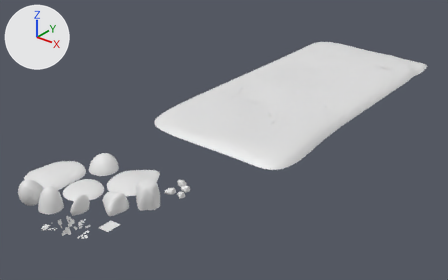
Before and after pictures for a commit that changed the FBX model Assets/Art/Models/landscape.fbx.
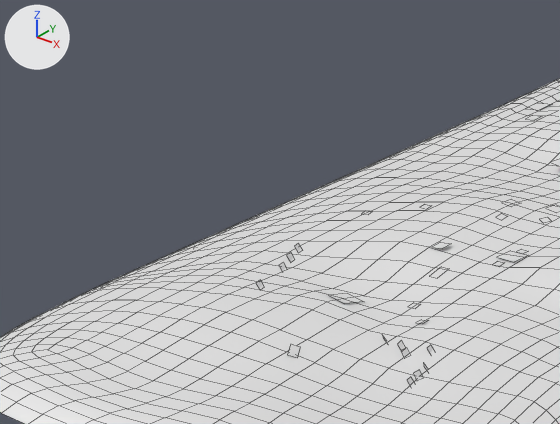
The first picture shows the older version from a 50 mm lens placed at (68.0, -39.8, 48.5), pointed at (0.6, 44.5, -3.7). The close-ups show both versions on the part from 37% to 69% of the width and 9% to 48% of the height of that picture; other places that the commit changed are outside them. The lights are fixed; the arrows at upper left show +X, +Y and +Z. The close-ups show mesh edges as thin lines. Where no turn or scale is listed for an object, it has been applied to the vertices. Vertices at the same position are counted once.

The first close-up shows 'eviroment_vegitation.014', 'startingArea_01.007'.
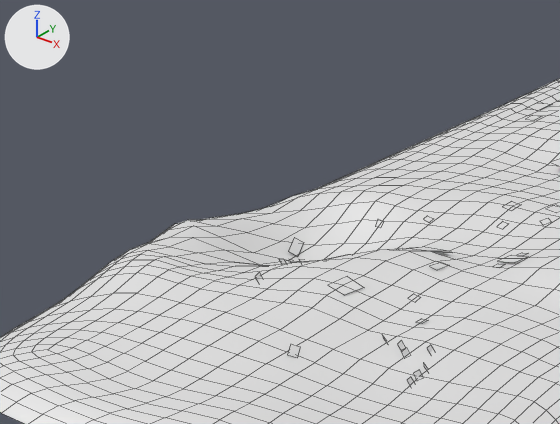
Location of each change, [x1, y1, x2, y2] in pixels of the close-ups (560 x 424 px; the box of a moved part takes in the faces that stretch with it):
```json
{"object": "eviroment_vegitation.014", "change": "reshaped", "before": [256, 103, 560, 387], "after": [255, 103, 560, 387]}
{"part": 1, "of": "me_cube_065", "change": "moved or reshaped", "before": [16, 171, 560, 349], "after": [16, 171, 560, 349]}
{"part": 2, "of": "me_cube_092", "change": "moved or reshaped", "before": [408, 303, 421, 308], "after": [408, 294, 421, 302]}
{"part": 3, "of": "me_cube_092", "change": "moved or reshaped", "before": [517, 249, 528, 254], "after": [518, 253, 528, 256]}
{"part": 4, "of": "me_cube_092", "change": "moved or reshaped", "before": [503, 199, 521, 207], "after": [503, 201, 520, 210]}
{"part": 5, "of": "me_cube_092", "change": "moved or reshaped", "before": [496, 213, 508, 220], "after": [497, 221, 509, 227]}
{"part": 6, "of": "me_cube_092", "change": "moved or reshaped", "before": [421, 204, 431, 209], "after": [423, 216, 433, 223]}
{"part": 7, "of": "me_cube_092", "change": "moved or reshaped", "before": [256, 280, 263, 288], "after": [255, 273, 262, 281]}
{"part": 8, "of": "me_cube_092", "change": "moved or reshaped", "before": [279, 211, 528, 304], "after": [279, 219, 527, 295]}
```

Scene script edits in JSON lines:
```json
{"block": "me_cube_065", "where": "# used by ob_startingarea_01_007; location = (3.19, 51.09, -0.02)"}
{"op": "remove", "block": "me_cube_065", "code": "me_cube_065.from_pydata(...)  # 1282 vertices, 1228 faces; spans x -15.8..16.9, y -16.8..50.9, z -0.2..2.3"}
{"op": "add", "block": "me_cube_065", "code": "me_cube_065.from_pydata(...)  # 1282 vertices, 1228 faces; spans x -15.8..16.9, y -16.8..50.9, z -0.6..2.7"}
{"block": "me_cube_065", "change": "me_cube_065 part 1: 205 of 1282 vertices moved; they spanned x -15.5..2.2, y -7.9..19.5, z -0.2..1.8 and now span x -15.6..2.1, y -7.9..19.5, z -0.6..2.7; mean shift (0.0, 0.1, 0.1); largest move (-9.2, 10.5, 1.7) -> (-9.3, 12.5, -0.3)"}
{"block": "me_cube_092", "where": "# used by ob_eviroment_vegitation_014; location = (1.41, 54.23, 1.05)"}
{"op": "remove", "block": "me_cube_092", "code": "me_cube_092.from_pydata(...)  # 160 vertices, 40 faces; spans x -11.5..12.8, y -8.0..38.9, z -0.3..1.2"}
{"op": "add", "block": "me_cube_092", "code": "me_cube_092.from_pydata(...)  # 160 vertices, 40 faces; spans x -9.9..12.8, y -8.0..38.9, z -1.3..1.2"}
{"block": "me_cube_092", "change": "me_cube_092 part 2: the loose piece of 4 vertices spanning x 2.0..2.5, y 1.8..2.4, z -0.3..-0.2 is moved by (0.0, 0.0, 0.4)"}
{"block": "me_cube_092", "change": "me_cube_092 part 3: the loose piece of 4 vertices spanning x 3.1..3.6, y 10.6..11.1, z 0.3..0.4 is moved by (0.0, 0.0, -0.1)"}
{"block": "me_cube_092", "change": "me_cube_092 part 4: the loose piece of 4 vertices spanning x -1.3..-0.5, y 15.8..16.8, z 0.6..0.7 is moved by (0.0, 0.0, -0.1)"}
{"block": "me_cube_092", "change": "me_cube_092 part 5: the loose piece of 4 vertices spanning x -0.3..0.2, y 13.7..14.3, z 0.6..0.7 is moved by (0.1, -0.1, -0.4)"}
{"block": "me_cube_092", "change": "me_cube_092 part 6: the loose piece of 4 vertices spanning x -4.3..-3.8, y 12.0..12.6, z 0.8 is moved by (0.2, 0.0, -0.7)"}
{"block": "me_cube_092", "change": "me_cube_092 part 7: the loose piece of 4 vertices spanning x -4.6..-4.2, y -2.7..-2.2, z 0.4..0.8 is moved by (-0.1, 0.0, 0.4)"}
{"block": "me_cube_092", "change": "me_cube_092 part 8: 39 of 160 vertices moved; they spanned x -11.5..3.9, y -0.8..10.6, z -0.3..0.9 and now span x -9.4..3.9, y -0.8..11.4, z -1.3..1.0; mean shift (0.2, 0.8, -0.3); largest move (-11.0, 0.9, 0.0) -> (-9.0, 7.5, -1.1)"}
```
